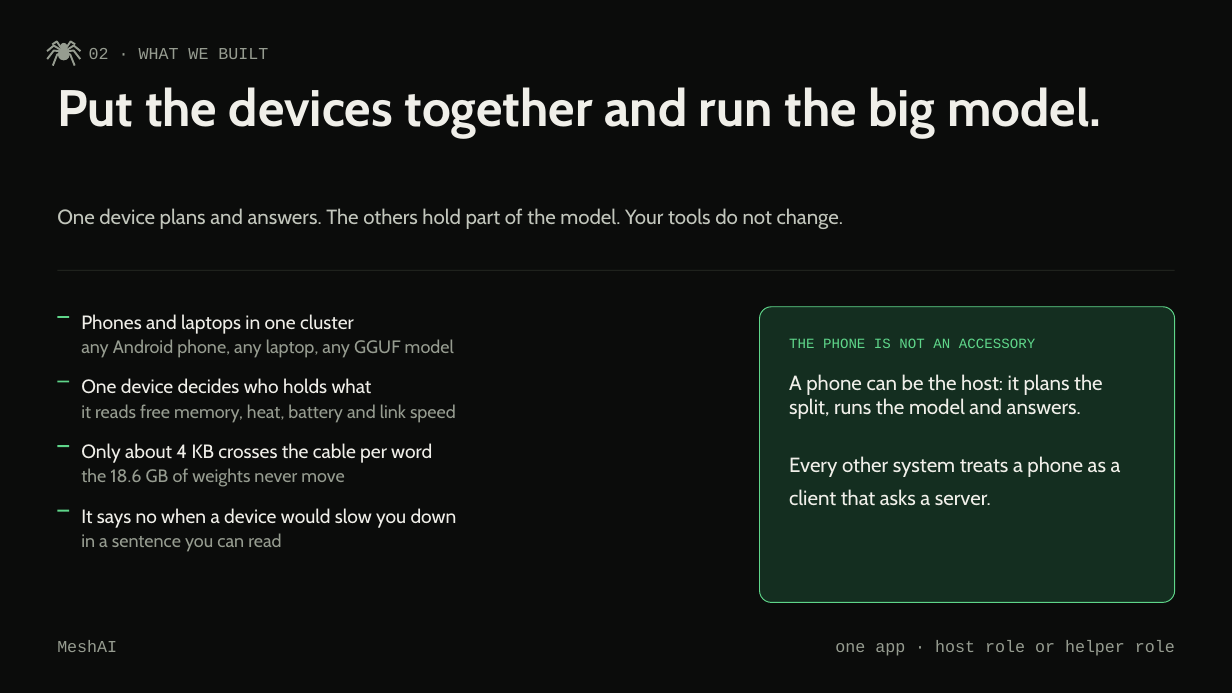
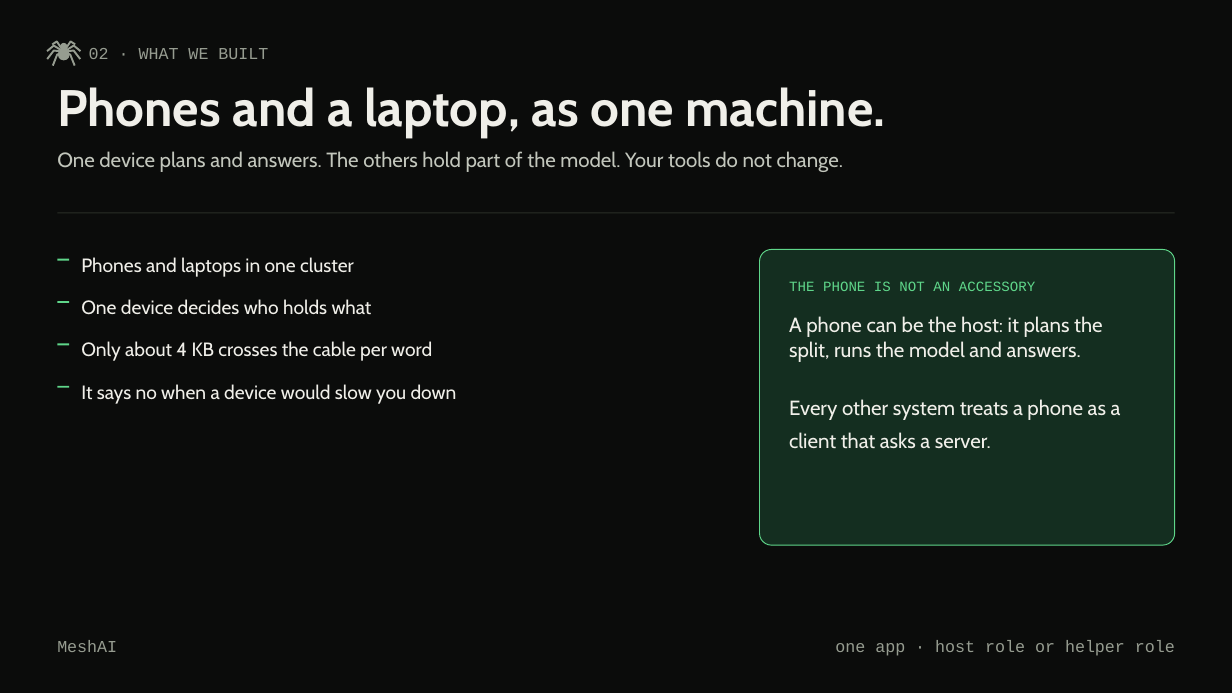
Before and after one commit to prajwal-gunnala/maynards, a slide deck: slide 4 of docs/deck-editable/MeshAI_Deck.pptx (slide 3 before the commit). Drawn at 1232x693 pixels with LibreOffice and Linux fonts; fonts in the diff are those of the drawing. Boxes give left, top, right and bottom in pixels: in the first picture for what was removed or moved away, otherwise in the second. Text is boxed around its words. In the diff, an @@ line names an element or a change of style, - is before the commit and + after.

Commit message:
deck: points only, a question before each turn, and a literature survey
The second line under every point is gone. It was prose in disguise and it
was what pushed cards past their own edges. A point is now one line.

The build refuses to ship a defect: after assembling, it walks every shape
and prints anything that falls off the page. That is how the overlaps were
found this time, instead of by squinting at a render.

Headings say the thing in the fewest words: a 30B model needs 18.6 GB;
phones and a laptop, as one machine; loading went from 517 s to 70 s; use it
when the model does not fit; 13% to 47%, on the same tests; we rent memory;
it ran this weekend.

Three slides now ask a question and the slide after answers it: how do you
run a model that does not fit, does splitting make the answers worse, and
who pays and what are they buying.

And the comparison is a proper literature survey: Petals, prima.cpp,
EdgeShard with their arXiv numbers, alongside exo, Darkbloom, llama.cpp's own
RPC and the single machine runtimes, each with the reason it is not this.

```diff
--- a/docs/deck-editable/MeshAI_Deck.pptx
+++ b/docs/deck-editable/MeshAI_Deck.pptx
@@ text at <box>57,87,885,137</box>: text changed @@
-Put the devices together and run the big model.
+Phones and a laptop, as one machine.
@@ 2 rectangles, 1 text, 1 rounded rectangle: place and size @@
-2 rectangles, 1 text, 1 rounded rectangle at <box>57,270,1175,603</box>
+2 rectangles, 1 text, 1 rounded rectangle at <box>57,213,1175,545</box>
@@ text "One device decides who holds ...": place and size @@
-text "One device decides who holds ..." at <box>81,378,372,394</box>
+text "One device decides who holds ..." at <box>81,299,372,315</box>
@@ rectangle: place and size @@
-rectangle at <box>57,510,69,512</box>
+rectangle at <box>57,301,69,303</box>
@@ 3 texts, 1 rectangle: place and size @@
-3 texts, 1 rectangle at <box>57,208,1121,506</box>
+3 texts, 1 rectangle at <box>57,151,1121,449</box>
@@ rectangle: place and size @@
-rectangle at <box>57,381,69,383</box>
+rectangle at <box>57,344,69,346</box>
@@ text "Only about 4 KB crosses ...": place and size @@
-text "Only about 4 KB crosses ..." at <box>81,443,432,463</box>
+text "Only about 4 KB crosses ..." at <box>81,341,432,361</box>
@@ text removed at <box>81,339,454,358</box> @@
-any Android phone, any laptop, any GGUF model
@@ text "It says no when a ...": place and size @@
-text "It says no when a ..." at <box>81,508,457,528</box>
+text "It says no when a ..." at <box>81,384,457,404</box>
@@ text removed at <box>81,404,456,423</box> @@
-it reads free memory, heat, battery and link speed
@@ text removed at <box>81,468,344,487</box> @@
-the 18.6 GB of weights never move
@@ text removed at <box>81,533,281,552</box> @@
-in a sentence you can read
```
Also in this commit, not shown: 8 other slides changed, 3 slides added, 1 other file.
